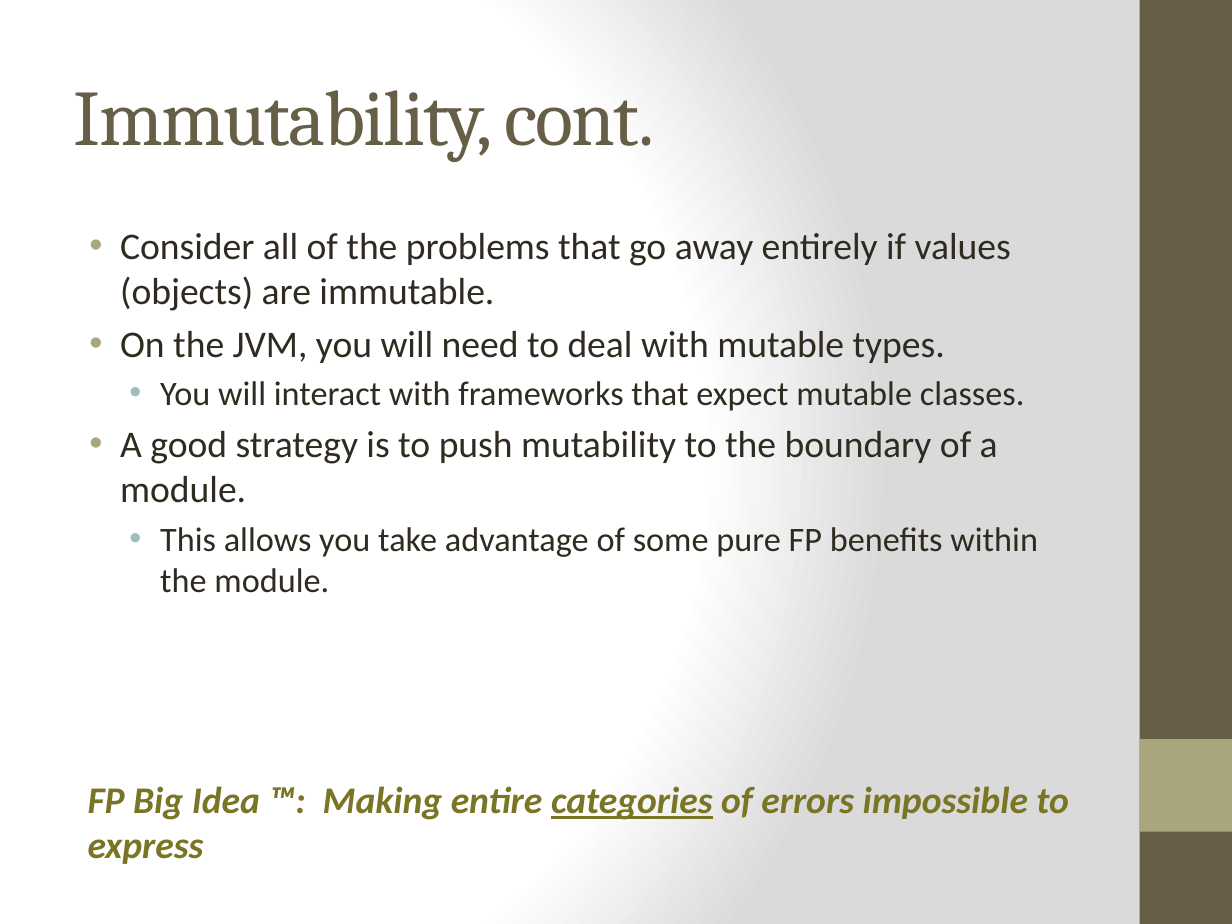
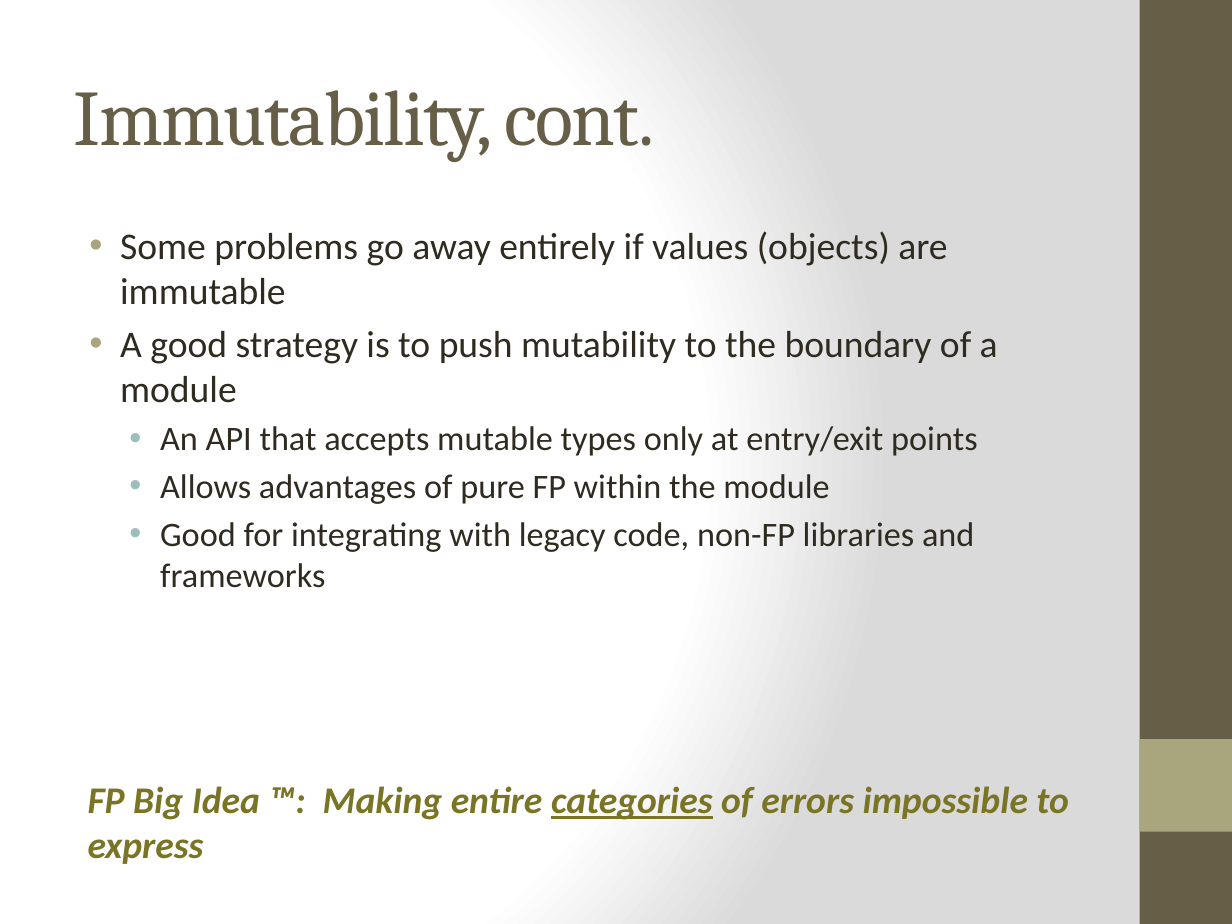
Before and after one commit to bjhartin/FoundationsOfFunctionalProgramming, a slide deck: slide 16 of FoundationsOfFunctionalProgramming.pptx. Drawn at 1232x924 pixels with LibreOffice and Linux fonts; fonts in the diff are those of the drawing. Boxes give left, top, right and bottom in pixels: in the first picture for what was removed or moved away, otherwise in the second. Text is boxed around its words. In the diff, an @@ line names an element or a change of style, - is before the commit and + after.

```diff
--- a/FoundationsOfFunctionalProgramming.pptx
+++ b/FoundationsOfFunctionalProgramming.pptx
@@ text at bbox=[120, 231, 998, 588]: text changed; size 22 to 20 pt @@
-• Consider all of the problems that go away entirely if values (objects) are immutable.
-• On the JVM, you will need to deal with mutable types.
-  • You will interact with frameworks that expect mutable classes.
-• A good strategy is to push mutability to the boundary of a module.
-  • This allows you take advantage of some pure FP benefits within the module.
+• Some problems go away entirely if values (objects) are immutable
+• A good strategy is to push mutability to the boundary of a module
+  • An API that accepts mutable types only at entry/exit points
+  • Allows advantages of pure FP within the module
+  • Good for integrating with legacy code, non-FP libraries and frameworks
```
Also in this commit, not shown: 31 other slides changed, 3 slides added, 7 slides removed, 1 other file.
